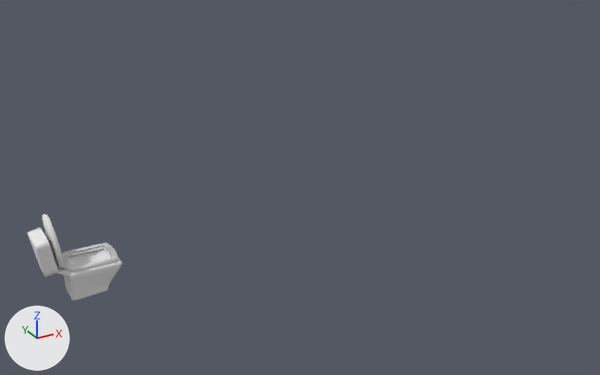
One commit to the Blender file Blender/CompleteScene.blend: the scene before it, then after it.
Rendered twice from a camera (50 mm lens) standing at (-8.03, -12.42, 7.49) and looking at (-1.14, 0.11, 1.22). The axes (+X, +Y, +Z) are drawn at lower left. The lights are the same throughout.

The first picture shows 'Toilet'.
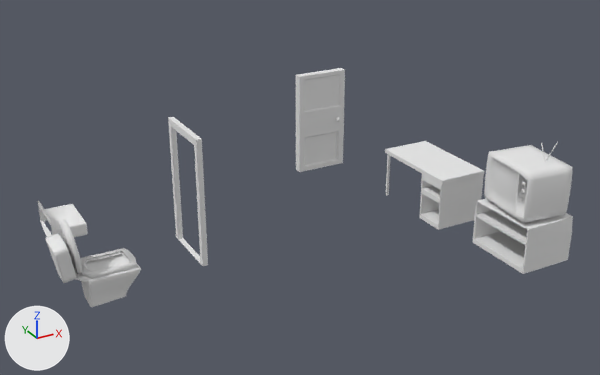
Scene script edits in JSON lines:
```json
{"op": "add", "block": "me_cube_029", "code": ["me_cube_029 = bpy.data.meshes.new('Cube.029')", "me_cube_029.from_pydata(...)  # 275 vertices, 248 faces; spans x -0.296..0.317, y -0.472..0.472, z -0.476..0.07", "me_cube_029.polygons.foreach_set('use_smooth', [True] * 248)", "me_cube_029.materials.append(mat_sink)  # white #e7e7e7"]}
{"op": "remove", "block": "ob_desk", "code": "ob_desk.hide_viewport = True"}
{"op": "set", "path": "ob_desk.location", "old": "(2.1, 0.54, 0.0)", "new": "(2.15, 0.54, 0.0)"}
{"op": "remove", "block": "ob_tv", "code": "ob_tv.hide_viewport = True"}
{"op": "set", "path": "ob_tv.location", "old": "(2.26, -2.21, 1.46)", "new": "(2.31, -2.21, 1.46)"}
{"op": "remove", "block": "ob_tvstand", "code": "ob_tvstand.hide_viewport = True"}
{"op": "set", "path": "ob_tvstand.location", "old": "(2.26, -2.21, 0.26)", "new": "(2.31, -2.21, 0.26)"}
{"op": "remove", "block": "ob_entrancedoor", "code": "ob_entrancedoor.hide_viewport = True"}
{"op": "set", "path": "ob_entrancedoor.location", "old": "(1.2, 3.48, 1.13)", "new": "(1.25, 3.48, 1.13)"}
{"op": "remove", "block": "ob_bathroomdoorframe", "code": "ob_bathroomdoorframe.hide_viewport = True"}
{"op": "set", "path": "ob_bathroomdoorframe.location", "old": "(-3.05, 1.07, 1.17)", "new": "(-3.0, 1.07, 1.17)"}
{"op": "set", "path": "ob_toilet.location", "old": "(-5.11, 0.35, 0.32)", "new": "(-4.89, 0.0, 0.32)"}
{"op": "add", "block": "ob_sink", "code": ["ob_sink = bpy.data.objects.new('Sink', me_cube_029)", "ob_sink.location = (-5.31, 1.31, 1.21)"]}
```

What differs and where, as boxes (x1, y1, x2, y2) in the pictures (600 x 375 px):
```json
{"object": "Toilet", "change": "moved", "before": [27, 214, 122, 301], "after": [45, 219, 141, 307]}
{"object": "TV", "change": "shown", "after": [484, 142, 572, 223]}
{"object": "Desk", "change": "shown", "after": [385, 141, 484, 230]}
{"object": "TVStand", "change": "shown", "after": [473, 198, 573, 274]}
{"object": "EntranceDoor", "change": "shown", "after": [296, 68, 345, 172]}
{"object": "BathroomDoorFrame", "change": "shown", "after": [168, 117, 208, 266]}
{"object": "Sink", "change": "added", "after": [38, 201, 88, 240]}
```
